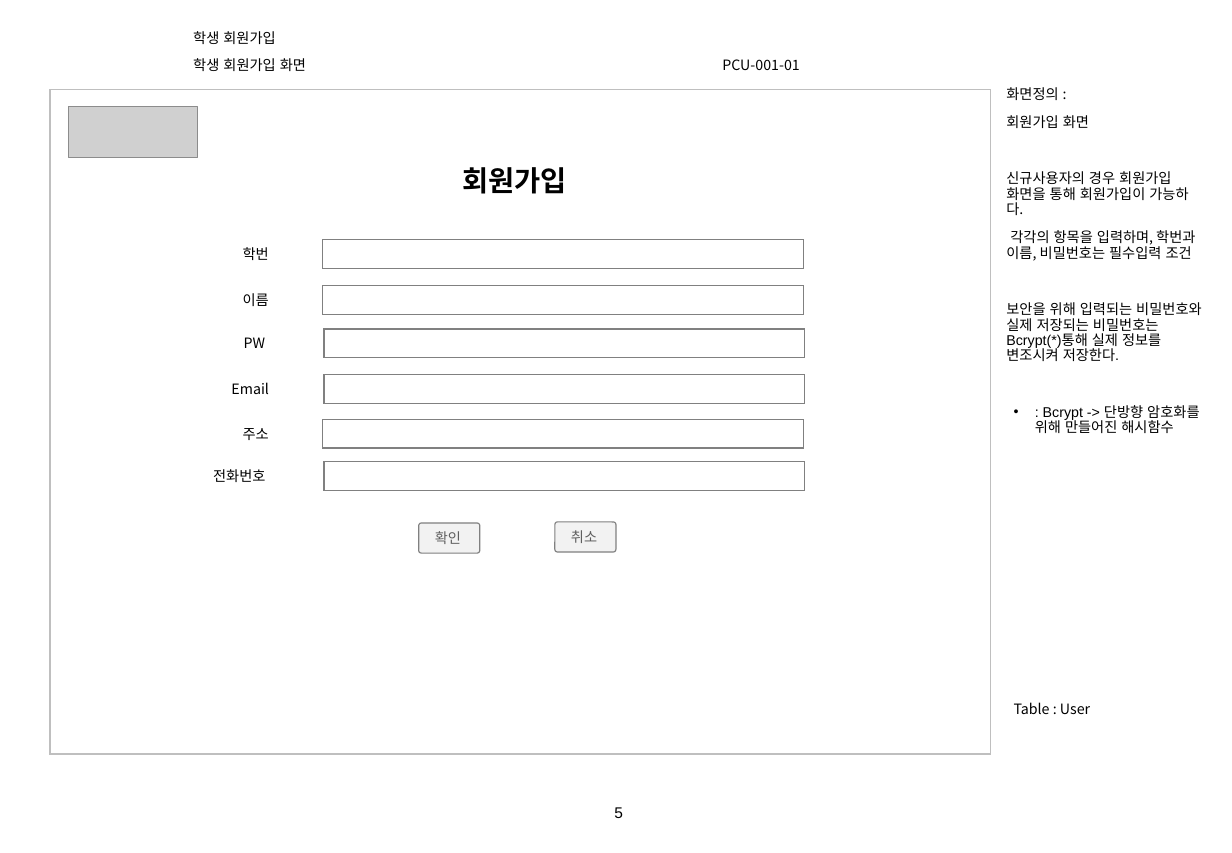
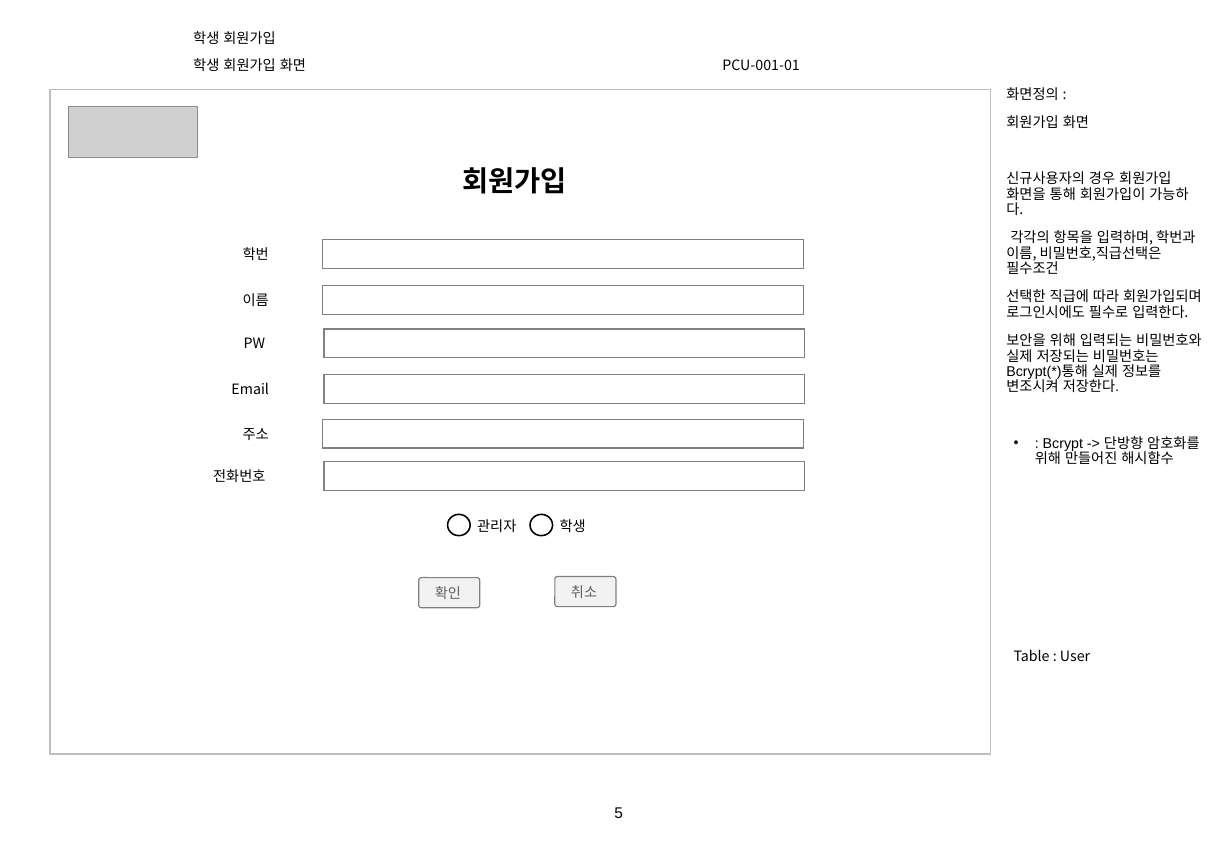
Before and after one commit to lgt9875/Idino-Project, a slide deck: slide 5 of 6.프로그램명세서(기능설명위주)_v1.0.pptx. Drawn at 1232x853 pixels with LibreOffice and Linux fonts; fonts in the diff are those of the drawing; grey boxes stand for pictures; background and template pictures are left out. Boxes give left, top, right and bottom in pixels: in the first picture for what was removed or moved away, otherwise in the second. Text is boxed around its words. In the diff, an @@ line names an element or a change of style, - is before the commit and + after.

```diff
--- a/6.프로그램명세서(기능설명위주)_v1.0.pptx
+++ b/6.프로그램명세서(기능설명위주)_v1.0.pptx
@@ text at [1006, 230, 1202, 318]: text changed @@
-각각의 항목을 입력하며, 학번과 이름, 비밀번호는 필수입력 조건
+각각의 항목을 입력하며, 학번과 이름, 비밀번호,직급선택은 필수조건
+선택한 직급에 따라 회원가입되며 로그인시에도 필수로 입력한다.
@@ ellipse added at [448, 514, 471, 536], outline #000000 1 pt @@
@@ text added at [477, 519, 516, 532], 9 pt, text #000000 @@
+관리자
@@ ellipse added at [530, 514, 553, 536], outline #000000 1 pt @@
@@ text added at [560, 519, 586, 532], 9 pt, text #000000 @@
+학생
@@ rounded rectangle "확인": place and size @@
-rounded rectangle "확인" at [419, 523, 480, 553]
+rounded rectangle "확인" at [419, 578, 480, 607]
@@ rounded rectangle "취소": place and size @@
-rounded rectangle "취소" at [555, 522, 617, 552]
+rounded rectangle "취소" at [555, 577, 617, 606]
```
Also in this commit, not shown: 4 other slides changed, 4 other files.
